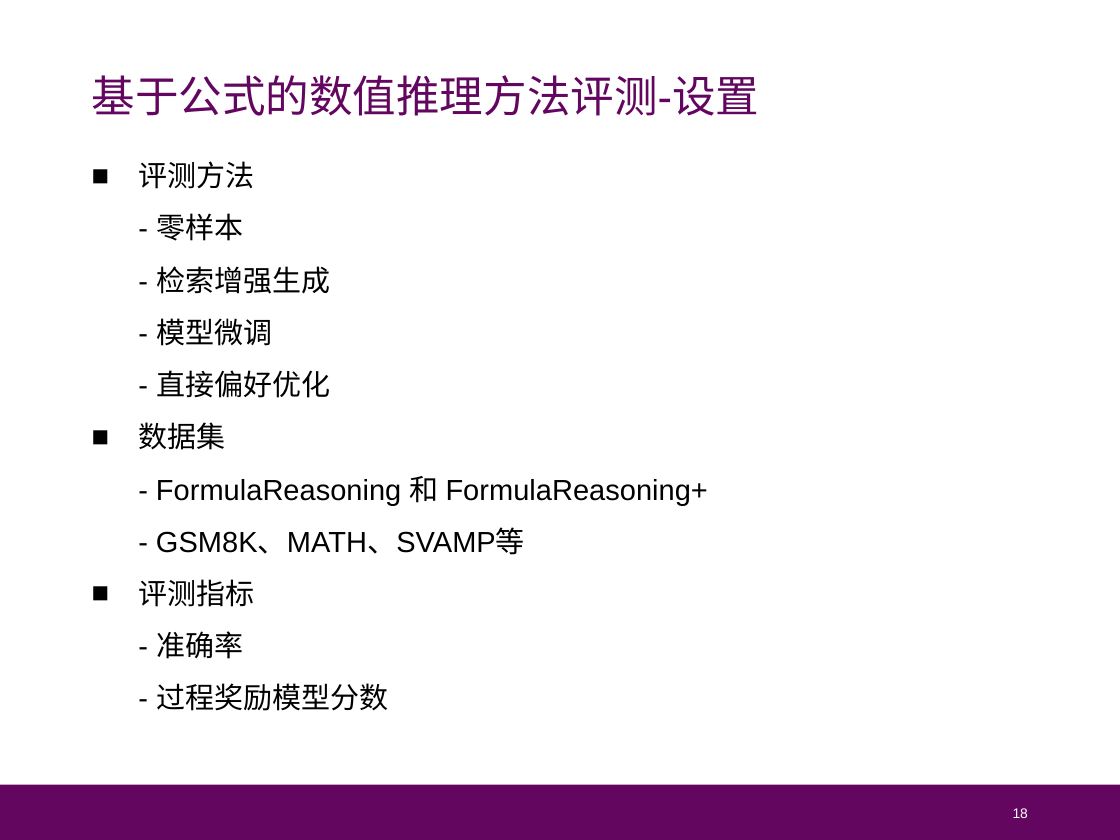
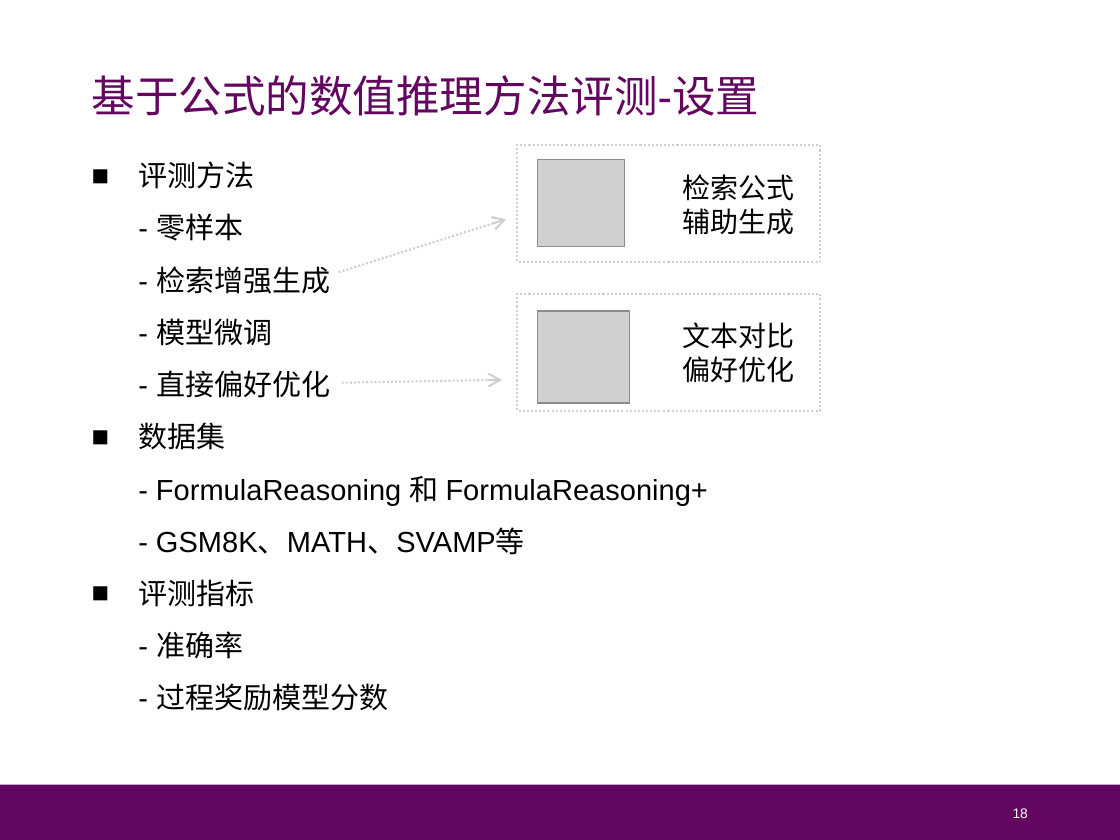
Before and after one commit to Cat-Overflow/NJU_thesis, a slide deck: slide 18 of 毕业答辩/论文答辩_朱博林.pptx. Drawn at 1120x840 pixels with LibreOffice and Linux fonts; fonts in the diff are those of the drawing; grey boxes stand for pictures. Boxes give left, top, right and bottom in pixels: in the first picture for what was removed or moved away, otherwise in the second. Text is boxed around its words. In the diff, an @@ line names an element or a change of style, - is before the commit and + after.

```diff
--- a/毕业答辩/论文答辩_朱博林.pptx
+++ b/毕业答辩/论文答辩_朱博林.pptx
@@ rectangle added at [517,145,820,262], outline #D0CECE 1 pt dashed @@
@@ picture added at [537,160,623,246] @@
@@ text added at [682,174,794,234], 13.6 pt, text #000000 @@
+检索公式
+辅助生成
@@ arrow added from (339, 271) to (506, 219), #D0CECE 1 pt dashed @@
@@ rectangle added at [517,294,820,412], outline #D0CECE 1 pt dashed @@
@@ picture added at [537,310,629,403] @@
@@ text added at [682,322,794,383], 13.6 pt, text #000000 @@
+文本对比
+偏好优化
@@ arrow added from (342, 383) to (501, 380), #D0CECE 1 pt dashed @@
```
Also in this commit, not shown: 6 other slides changed.
